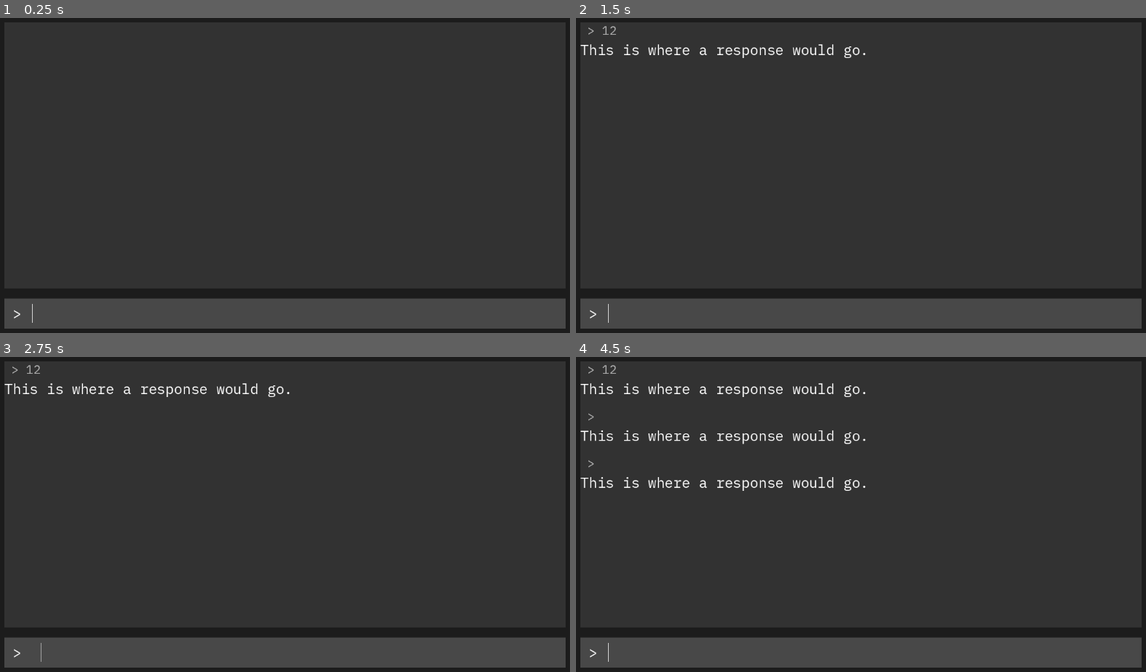
Above: before the commit, frames 1-4 (two rows, left to right).
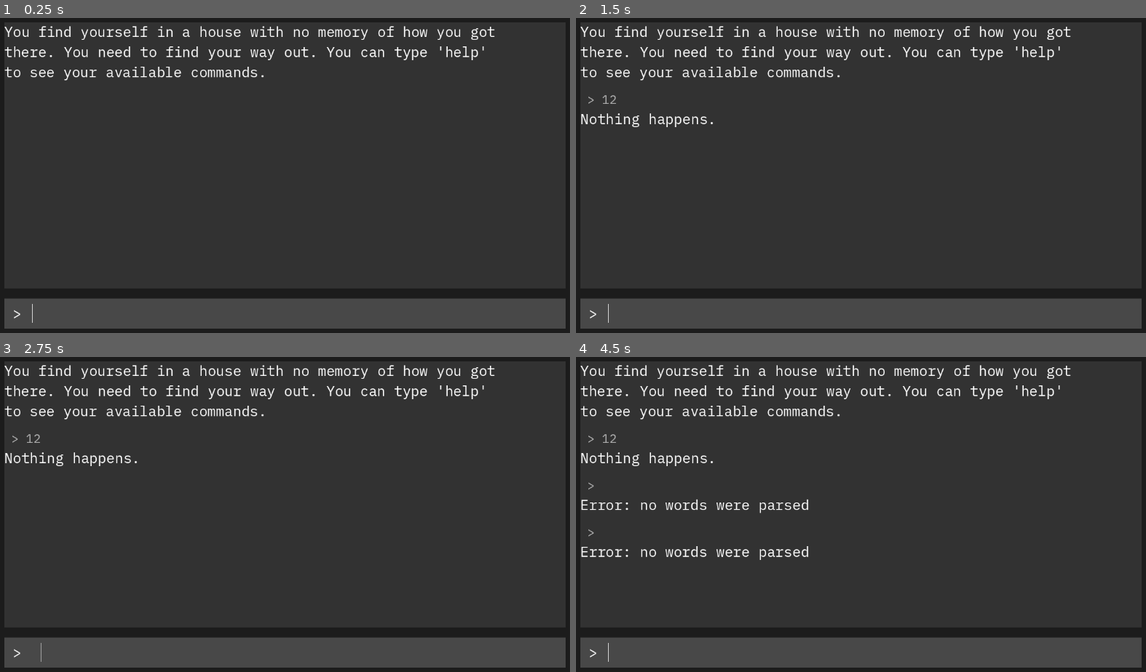
Above: after the commit, the same moments.

Repository: CameronsGamingRetreat/text-adventure
Game: Godot game, scene res://scenes/game.tscn
Two runs of this game, one before a commit and one after it. Both use one fixed random seed, a clock stepped at 60 frames per second and the inputs below.
Inputs (mouse positions are in pixels of both pictures, inside the frame that each line leads up to):
- Up to frame 1 (0.25 s): no input
- Up to frame 2 (1.5 s): click (872, 314) at 0.52 s; type "12" at 0.6 s; tap Enter at 1.25 s
- Up to frame 3 (2.75 s): tap Space at 2 s
- Up to frame 4 (4.5 s): tap Enter at 2.75, 4.25 s; tap Space at 3.5 s

The runs differ from the first frame. In frame 1, 2.2% of the frame differs, in the area x 0-87%, y 2-20%; in frame 2, 2.8%; in frame 3, 2.8%; in frame 4, 4.7%, in the area x 0-87%, y 2-65%.

Commit message:
Add command processor

Diff:
--- a/project/scenes/game.tscn
+++ b/project/scenes/game.tscn
@@ -1,8 +1,9 @@
-[gd_scene load_steps=9 format=3 uid="uid://vnuoc4x0syi8"]
+[gd_scene load_steps=10 format=3 uid="uid://vnuoc4x0syi8"]
 
 [ext_resource type="Script" uid="uid://dqkt22nlv7tjk" path="res://scripts/game.gd" id="1_lnu2h"]
 [ext_resource type="Script" uid="uid://blvv7jc83snf5" path="res://scripts/input.gd" id="1_uwrxv"]
 [ext_resource type="FontFile" uid="uid://cdcj76vab31ro" path="res://assets/fonts/IBMPlexMono-Regular.ttf" id="1_yqjtg"]
+[ext_resource type="Script" uid="uid://bs6i7j34bebc1" path="res://scripts/command_processor.gd" id="2_lbhrr"]
 
 [sub_resource type="StyleBoxFlat" id="StyleBoxFlat_8cj0n"]
 bg_color = Color(0.111197, 0.111197, 0.111197, 1)
@@ -25,6 +26,9 @@
 grow_horizontal = 2
 grow_vertical = 2
 script = ExtResource("1_lnu2h")
+
+[node name="CommandProcessor" type="Node" parent="."]
+script = ExtResource("2_lbhrr")
 
 [node name="Background" type="PanelContainer" parent="."]
 layout_mode = 1
--- /dev/null
+++ b/project/scenes/input_history.tscn
@@ -0,0 +1,11 @@
+[gd_scene load_steps=2 format=3 uid="uid://c1lx77ikv7v45"]
+
+[ext_resource type="FontFile" uid="uid://cdcj76vab31ro" path="res://assets/fonts/IBMPlexMono-Regular.ttf" id="1_utcdq"]
+
+[node name="InputHistory" type="Label"]
+custom_minimum_size = Vector2(1000, 0)
+theme_override_colors/font_color = Color(0.699653, 0.699653, 0.699653, 1)
+theme_override_fonts/font = ExtResource("1_utcdq")
+theme_override_font_sizes/font_size = 24
+text = " > This is what the user typed"
+autowrap_mode = 2
--- a/project/scenes/input_response.tscn
+++ b/project/scenes/input_response.tscn
@@ -1,20 +1,14 @@
-[gd_scene load_steps=3 format=3 uid="uid://dqqm1voplq26g"]
+[gd_scene load_steps=4 format=3 uid="uid://dqqm1voplq26g"]
 
-[ext_resource type="FontFile" uid="uid://cdcj76vab31ro" path="res://assets/fonts/IBMPlexMono-Regular.ttf" id="1_5fbpa"]
 [ext_resource type="Script" uid="uid://dtgxn03jab8h0" path="res://scripts/input_response.gd" id="1_brd57"]
+[ext_resource type="PackedScene" uid="uid://c1lx77ikv7v45" path="res://scenes/input_history.tscn" id="2_qu8yc"]
+[ext_resource type="PackedScene" uid="uid://etc1mct1b5vt" path="res://scenes/response.tscn" id="3_xt2nu"]
 
 [node name="InputResponse" type="VBoxContainer"]
 script = ExtResource("1_brd57")
 
-[node name="InputHistory" type="Label" parent="."]
+[node name="InputHistory" parent="." instance=ExtResource("2_qu8yc")]
 layout_mode = 2
-theme_override_colors/font_color = Color(0.699653, 0.699653, 0.699653, 1)
-theme_override_fonts/font = ExtResource("1_5fbpa")
-theme_override_font_sizes/font_size = 24
-text = " > This is what the user typed"
 
-[node name="Response" type="Label" parent="."]
+[node name="Response" parent="." instance=ExtResource("3_xt2nu")]
 layout_mode = 2
-theme_override_fonts/font = ExtResource("1_5fbpa")
-theme_override_font_sizes/font_size = 28
-text = "This is what the game will give back"
--- /dev/null
+++ b/project/scenes/response.tscn
@@ -0,0 +1,10 @@
+[gd_scene load_steps=2 format=3 uid="uid://etc1mct1b5vt"]
+
+[ext_resource type="FontFile" uid="uid://cdcj76vab31ro" path="res://assets/fonts/IBMPlexMono-Regular.ttf" id="1_hdnxl"]
+
+[node name="Response" type="Label"]
+custom_minimum_size = Vector2(1000, 0)
+theme_override_fonts/font = ExtResource("1_hdnxl")
+theme_override_font_sizes/font_size = 28
+text = "This is what the game will give back"
+autowrap_mode = 2
--- /dev/null
+++ b/project/scripts/command_processor.gd
@@ -0,0 +1,25 @@
+extends Node
+
+func process_command(input: String) -> String:
+	var words = input.split(" ", false, 0) # Take input and split on empty space.
+	if words.size() == 0: # If user doesnt enter any word, raise error.
+		return "Error: no words were parsed"
+	var first_word = words[0].to_lower() # Get first word in 0 index, and make lowercase.
+	var second_word = ""
+	if words.size() > 1: # If user has entered more than one word, get second word.
+		second_word = words[1].to_lower()
+	match first_word:
+		"go": # If go, return the result of go function with second word.
+			return go(second_word)
+		"help":
+			return help()
+		_:
+			return "Nothing happens."
+
+func go(second_word: String) -> String:
+	if second_word == "": # If empty, ask user for more details.
+		return "Go where?"
+	return "You go %s." % second_word
+
+func help() -> String:
+	return "You can use these commands: go [location], help"
--- a/project/scripts/game.gd
+++ b/project/scripts/game.gd
@@ -1,12 +1,9 @@
 extends Control
 
-
+const Response = preload("res://scenes/response.tscn")
 const InputResponse = preload("res://scenes/input_response.tscn")
-
-
 @export var max_lines_remembered := 30
-
-
+@onready var command_processor: Node = $CommandProcessor
 @onready var history_rows: VBoxContainer = $Background/MarginContainer/Rows/GameInfo/Scroll/HistoryRows
 @onready var scroll: ScrollContainer = $Background/MarginContainer/Rows/GameInfo/Scroll
 @onready var scrollbar = scroll.get_v_scroll_bar()
@@ -14,6 +11,9 @@
 
 func _ready() -> void:
 	scrollbar.connect("changed",handle_scrollbar_changed)
+	var starting_message = Response.instantiate()
+	starting_message.text = "You find yourself in a house with no memory of how you got there. You need to find your way out. You can type 'help' to see your available commands."
+	add_response_to_game(starting_message)
 
 
 func handle_scrollbar_changed():
@@ -24,9 +24,15 @@
 	if new_text.is_empty(): # Handle empty lines.
 		return
 	var input_response = InputResponse.instantiate()
-	input_response.set_text(new_text, "This is where a response would go.")
-	history_rows.add_child(input_response)
+	var response = command_processor.process_command(new_text)
+	input_response.set_text(new_text, response)
+	add_response_to_game(input_response)
 
+func add_response_to_game(response: Control):
+	history_rows.add_child(response)
+	delete_history_beyond_limit()
+
+func delete_history_beyond_limit():
 	# Cleans up old submitted text
 	if history_rows.get_child_count() > max_lines_remembered:
 		var rows_to_forget = history_rows.get_child_count() - max_lines_remembered
Not shown, added: project/scripts/command_processor.gd.uid
